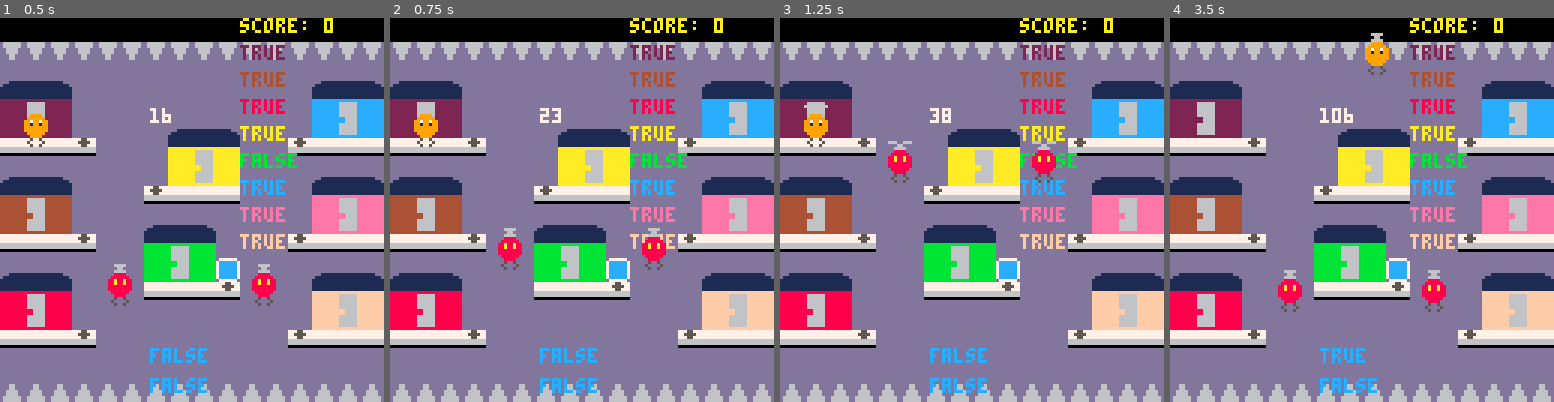
Above: before the commit, frames 1-4 (left to right).
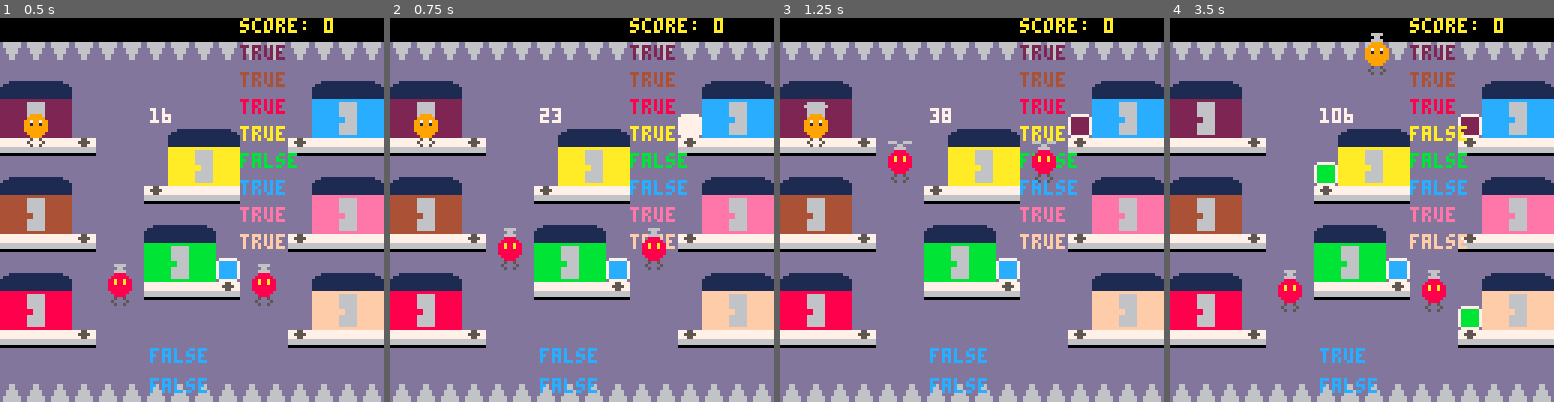
Above: after the commit, the same moments.

Repository: FlavioIero/Delivery
Game: PICO-8 cartridge atari.p8
Two runs of this game, one before a commit and one after it. Both use one fixed random seed, a clock stepped at 60 frames per second and the inputs below.
Inputs:
- Up to frame 1 (0.5 s): no input
- Up to frame 2 (0.75 s): no input
- Up to frame 3 (1.25 s): no input
- Up to frame 4 (3.5 s): hold Right 1.6-2.1 s; hold Up 2.15-2.42 s; hold Right 2.47-3.03 s; hold Left from 3.08 s (still down)

Frame 1 is identical in both runs. In frame 2, 0.5% of the frame differs, in the area x 62-82%, y 25-47%; in frame 3, 0.5%; in frame 4, 1.6%, in the area x 37-82%, y 25-82%.

Commit message:
added global var

Diff:
--- a/atari.p8
+++ b/atari.p8
@@ -222,6 +222,7 @@
 local helix_dur = 2 -- each helix spr lasts 2 frm
 local sprt = 3
 local claw_sprt = 6
+local hp = 3
 
 local kz = {15,123}
 
@@ -338,6 +339,8 @@
 
 function player:hit_enemy()
 	gm:player_hit_enemy()
+	self.box.destroy = true
+
 end
 
 -->8
@@ -514,11 +517,16 @@
 
 -- do not change
 colors = {2,4,8,10,11,12,14,15}
-player_sp = vector2.new(8,32)
-p_r = 3.5
-e_r = 3.5
-
-
+
+-- can change
+player_sp = vector2.new(8,32) -- player spawn point
+p_r = 3.5 -- player hb range
+e_r = 3.5 -- enemy hb range
+timer = 120 -- game timer
+max_hp = 3
+
+-- var
+hp = max_hp
 -->8
 -- game_manager --
 
@@ -528,7 +536,7 @@
 -- const
 local ship_score = 100
 local spawn_freq = 20
-local spawn_rate = 0.1 -- 30%
+local spawn_rate = 0.3 -- 30%
 local max_boxes = 4
 
 -- var
